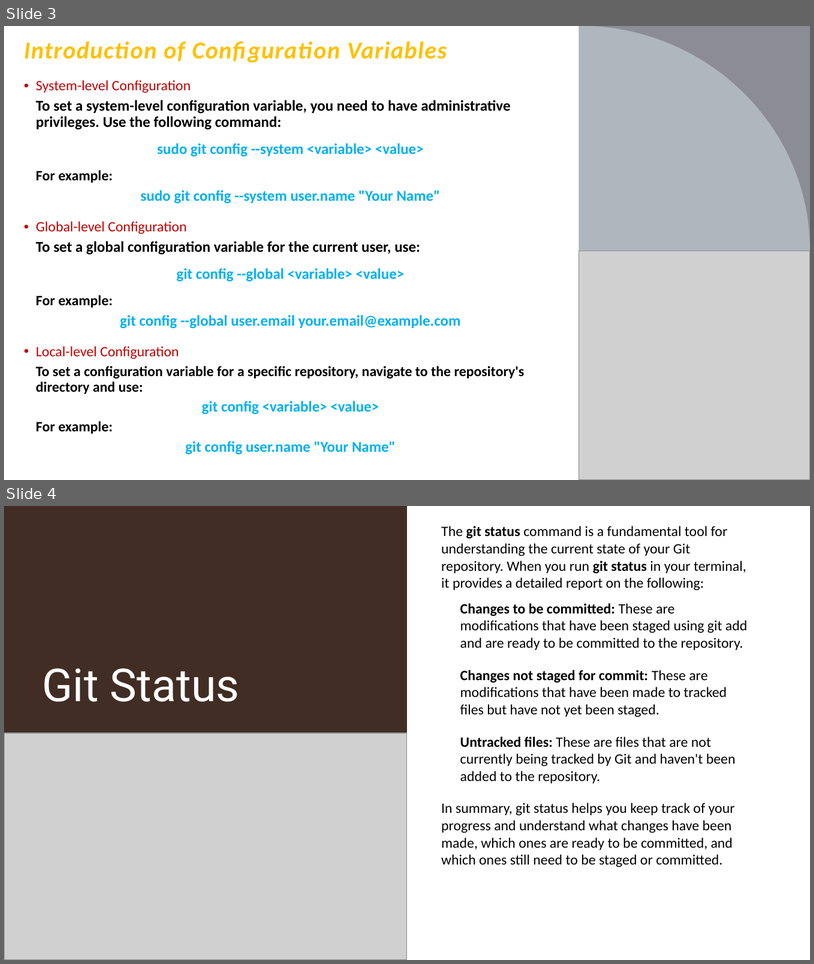
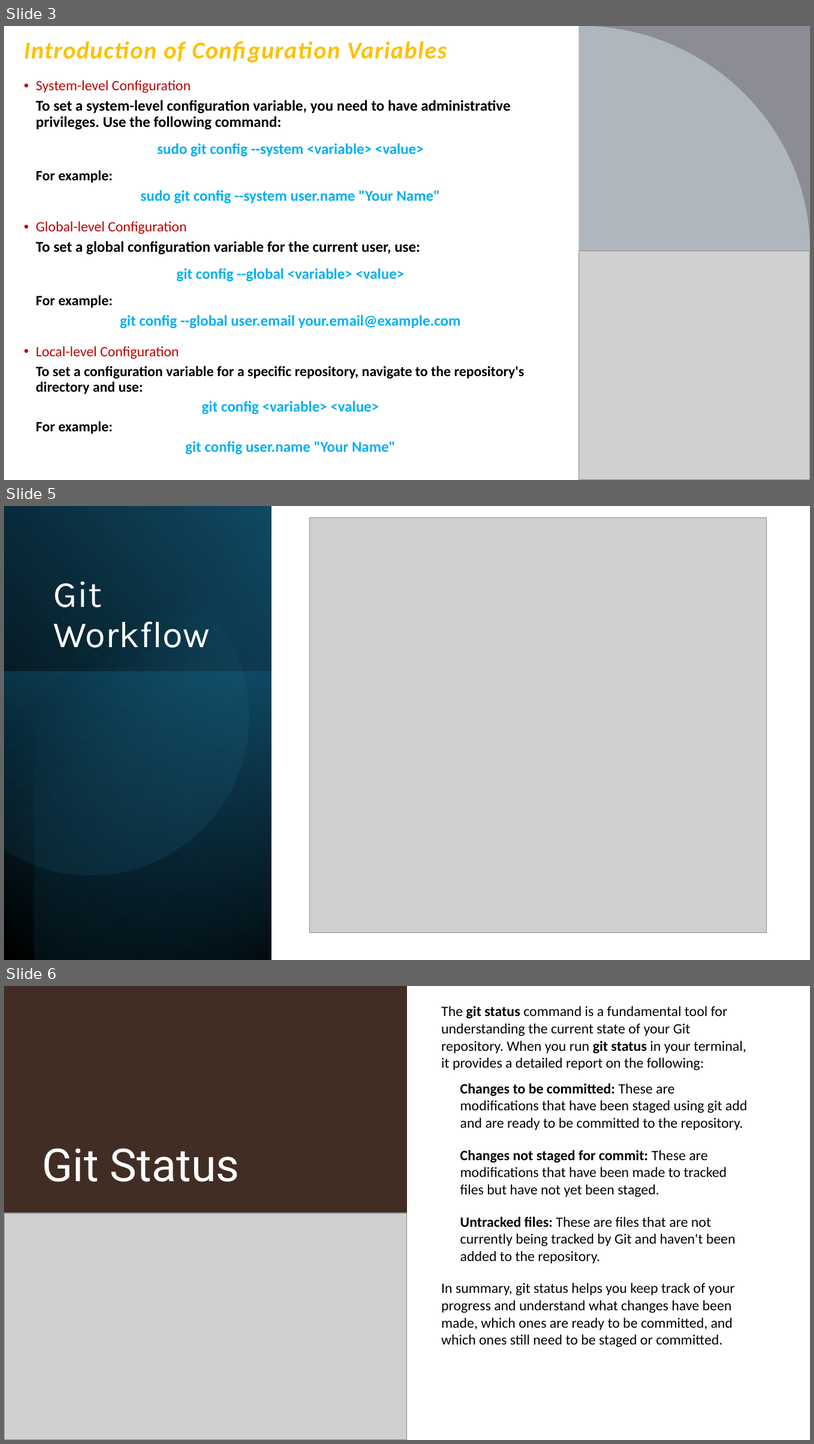
Before and after one commit to progressivepull/Resources, a slide deck: Steps_PodCast/SIT_WITH_GIT/STEPS_PODCAST_-_SIT_WIT_GIT_v1.0.pptx. Shown one above the other, each under a label of ours: slides 3 and 4 before the commit, slides 3, 5 and 6 after it; the slides between them are not shown. The pictures are 814x964 and 814x1444 pixels, drawn with LibreOffice and Linux fonts; fonts in the diff are those of the drawing; grey boxes stand for pictures. Boxes give left, top, right and bottom in pixels: in the first picture for what was removed or moved away, otherwise in the second. Text is boxed around its words. In the diff, an @@ line names an element or a change of style, - is before the commit and + after.

```diff
--- a/Steps_PodCast/SIT_WITH_GIT/STEPS_PODCAST_-_SIT_WIT_GIT_v1.0.pptx
+++ b/Steps_PodCast/SIT_WITH_GIT/STEPS_PODCAST_-_SIT_WIT_GIT_v1.0.pptx
@@ slide 5 added at (4,506,810,960), background #FFFFFF @@
@@ rectangle added at (4,506,272,960), fill gradient #000000 to #104862 @@
@@ rectangle added at (34,506,272,960), fill gradient #000000 to #156082 @@
@@ picture added at (310,517,767,932) @@
@@ freeform shape added at (4,537,278,903), fill gradient #46B1E1 to #104862 @@
@@ subtitle added at (54,581,210,648), 44 pt, text #FFFFFF @@
+Git Workflow
@@ rectangle added at (4,672,272,960), fill gradient #156082 to #0B3041 @@
@@ what was slide 4 is now slide 6 @@
```
Also in this commit, not shown: 2 other slides added, 14 other files.
